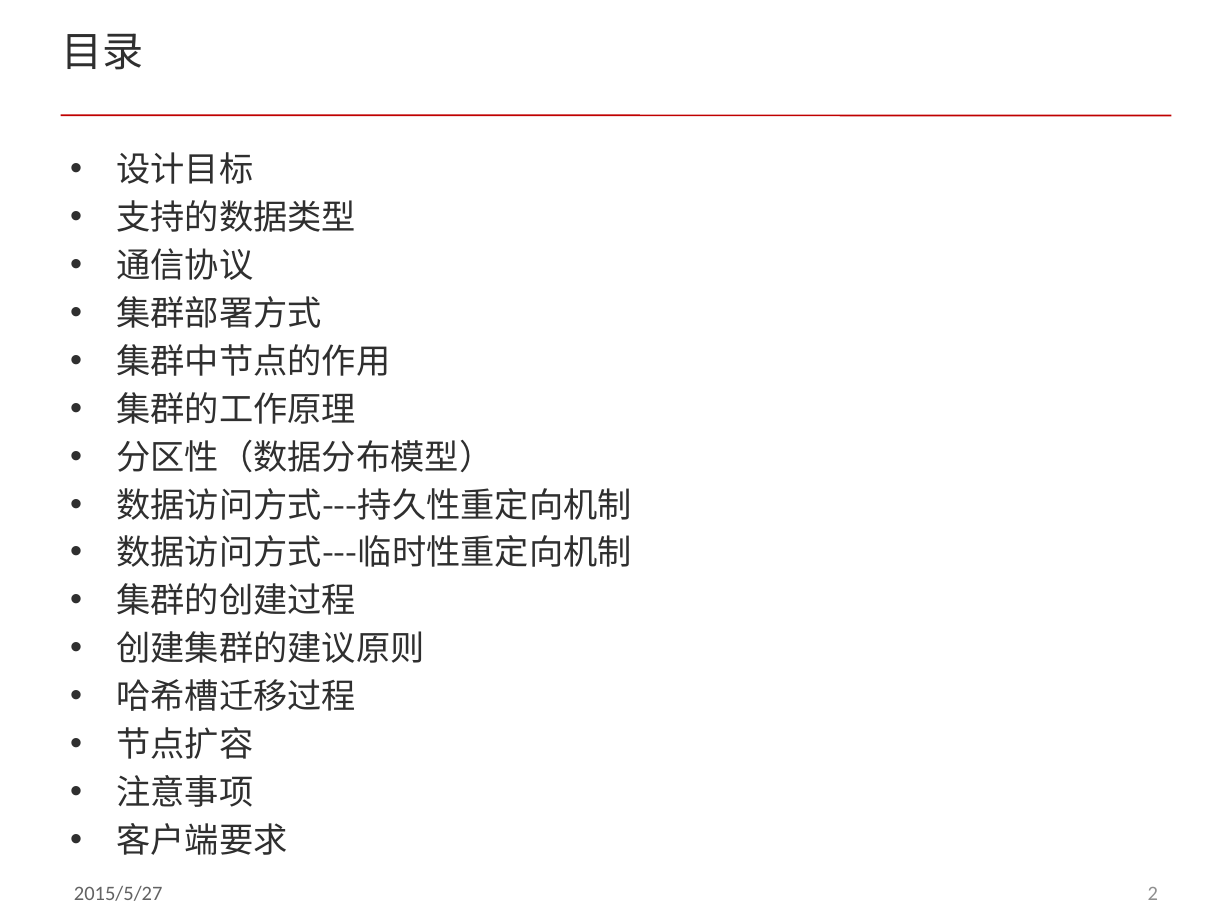
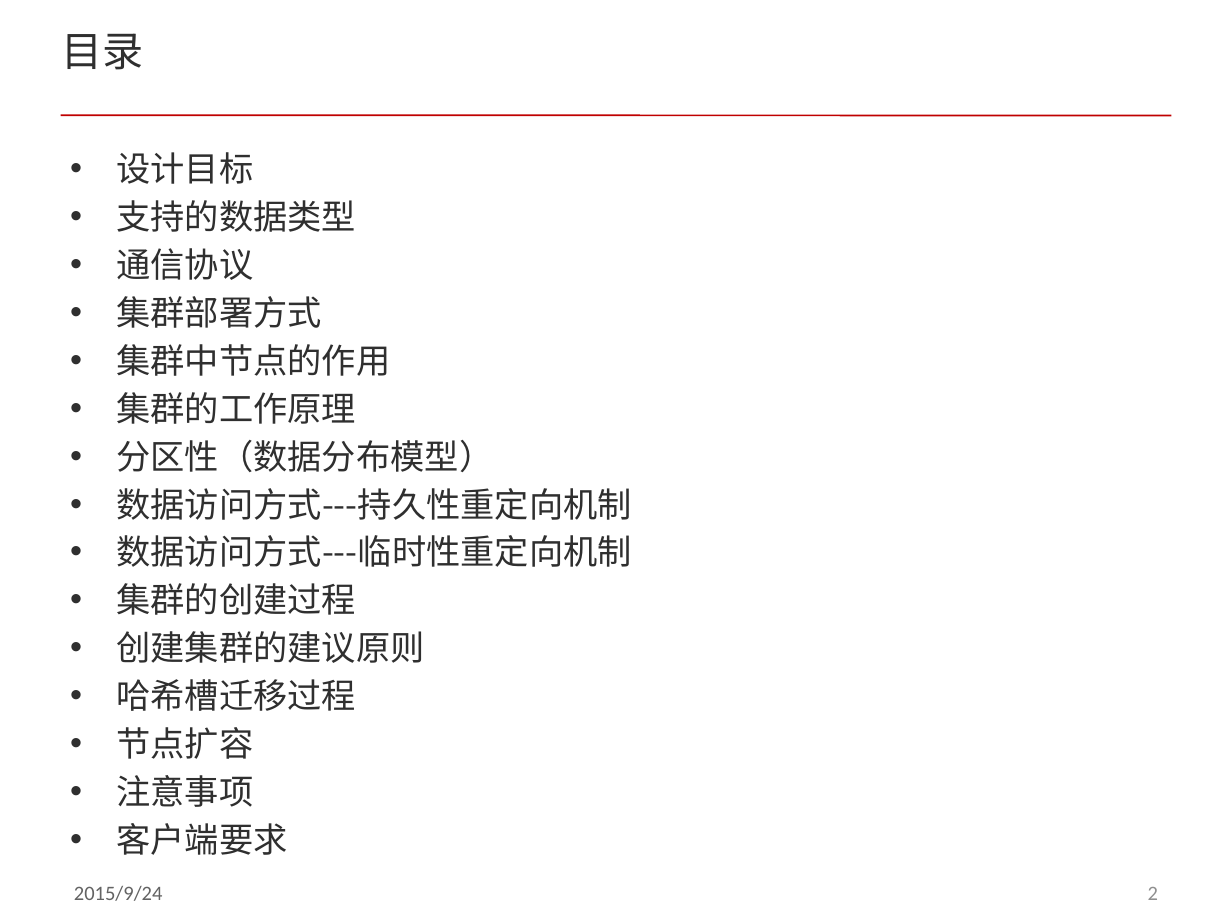
Before and after one commit to ddxflqm/acl, a slide deck: slide 2 of doc/redis_cluster.pptx. Drawn at 1232x924 pixels with LibreOffice and Linux fonts; fonts in the diff are those of the drawing; background and template pictures are left out. Boxes give left, top, right and bottom in pixels: in the first picture for what was removed or moved away, otherwise in the second. Text is boxed around its words. In the diff, an @@ line names an element or a change of style, - is before the commit and + after.

```diff
--- a/doc/redis_cluster.pptx
+++ b/doc/redis_cluster.pptx
@@ background #C0C0C0 to #FFFFFF @@
@@ text at bbox=[74, 886, 163, 901]: text changed @@
-2015/5/27
+2015/9/24
```
Also in this commit, not shown: 16 other slides changed, 1 slide added, 1 slide removed, 1 other file.
